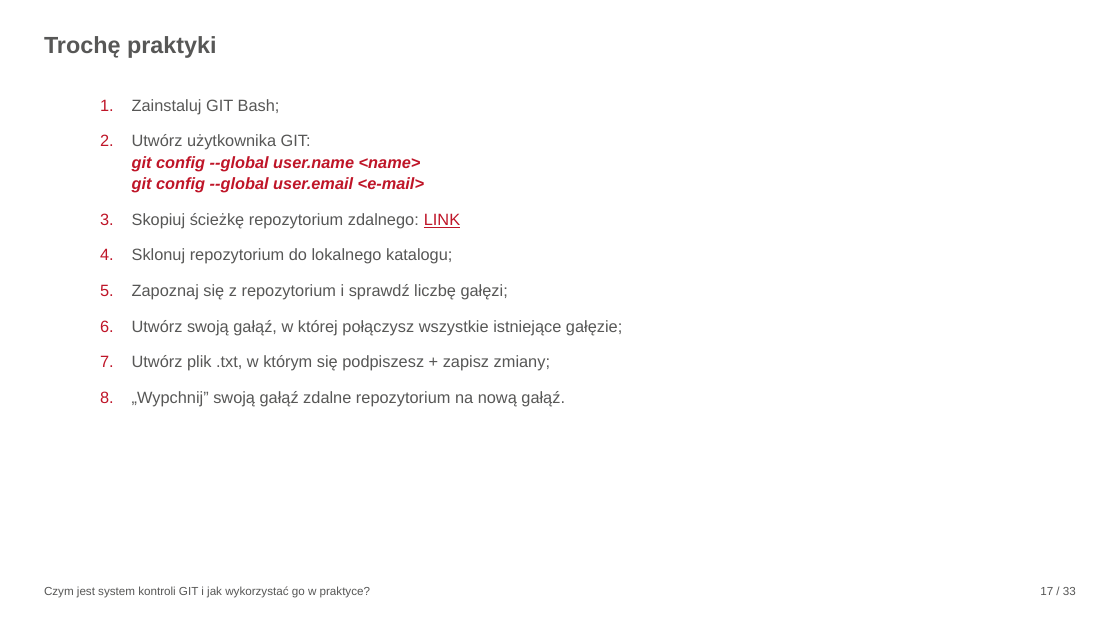
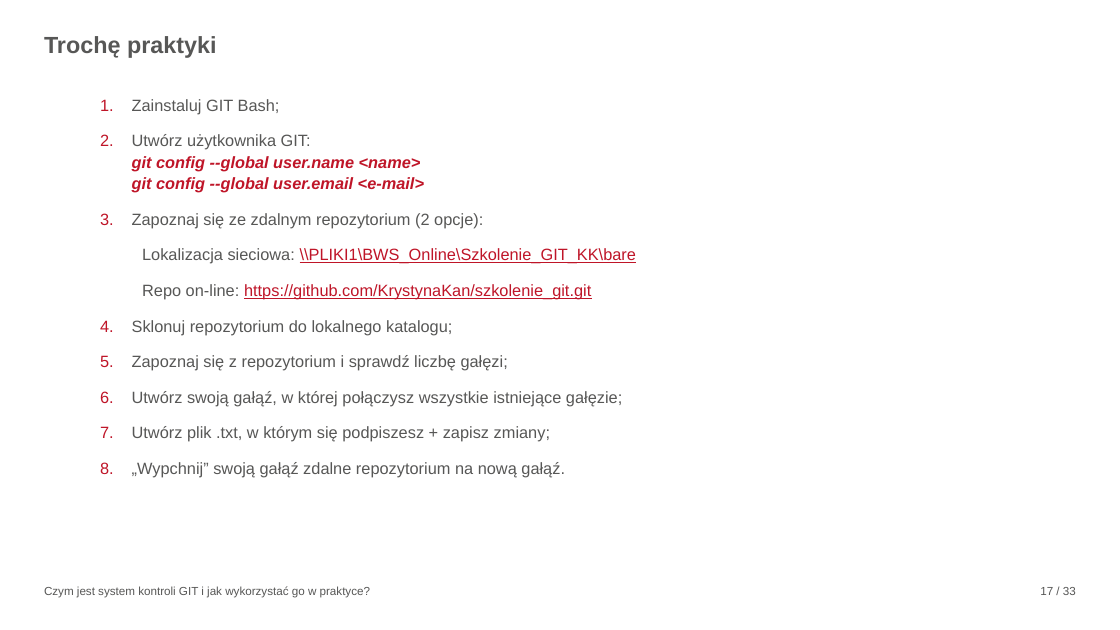
Before and after one commit to KrystynaKan/szkolenie_git, a slide deck: slide 17 of GIT-prezentacja.pptx. Drawn at 1120x630 pixels with LibreOffice and Linux fonts; fonts in the diff are those of the drawing; background and template pictures are left out. Boxes give left, top, right and bottom in pixels: in the first picture for what was removed or moved away, otherwise in the second. Text is boxed around its words. In the diff, an @@ line names an element or a change of style, - is before the commit and + after.

```diff
--- a/GIT-prezentacja.pptx
+++ b/GIT-prezentacja.pptx
@@ text at (132,213,636,300): text changed; text colour #575756 to #BF1528 @@
-3. Skopiuj ścieżkę repozytorium zdalnego: LINK
+3. Zapoznaj się ze zdalnym repozytorium (2 opcje):
+  Lokalizacja sieciowa: \\PLIKI1\BWS_Online\Szkolenie_GIT_KK\bare
+  Repo on-line: https://github.com/KrystynaKan/szkolenie_git.git
```
Also in this commit, not shown: 15 other slides changed.
